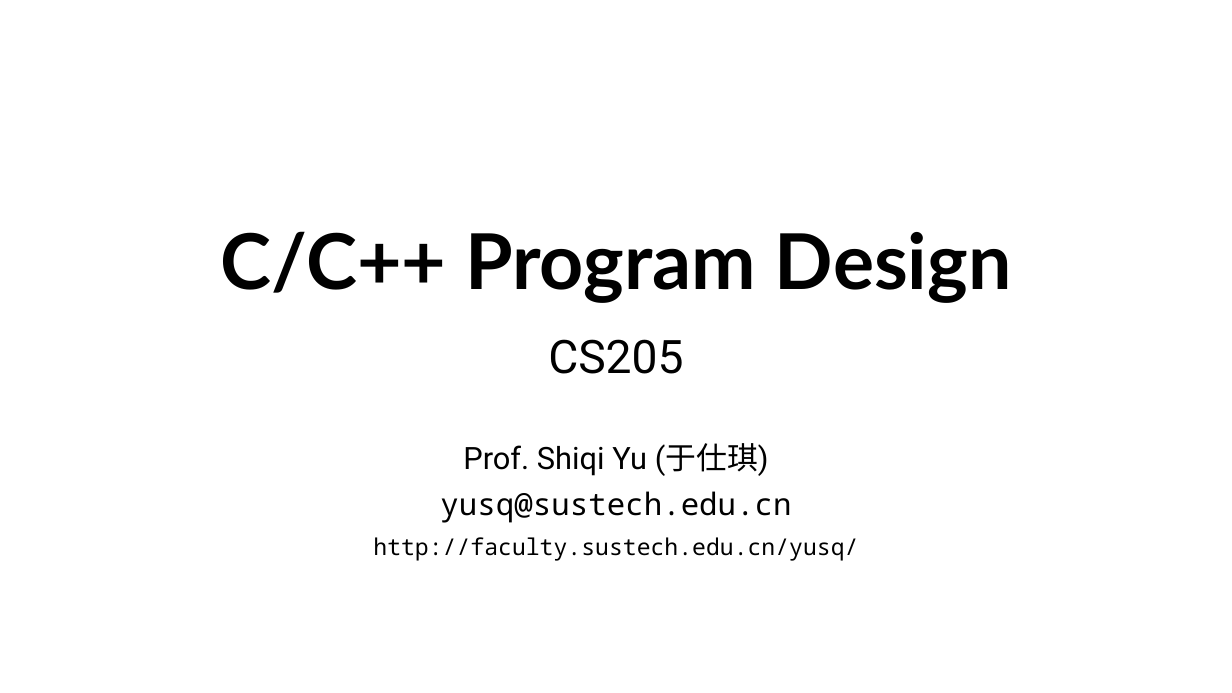
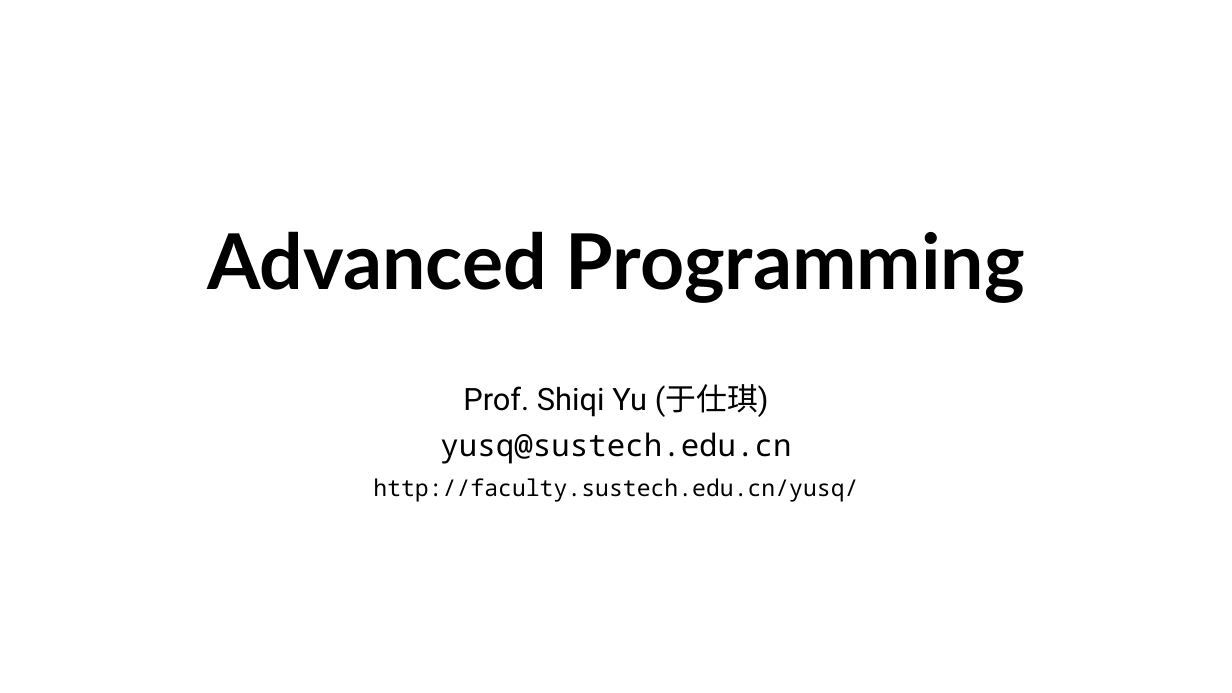
Before and after one commit to ShiqiYu/CPP, a slide deck: slide 1 of week10/Lecture10.pptx. Drawn at 1232x693 pixels with LibreOffice and Linux fonts; fonts in the diff are those of the drawing; background and template pictures are left out. Boxes give left, top, right and bottom in pixels: in the first picture for what was removed or moved away, otherwise in the second. Text is boxed around its words. In the diff, an @@ line names an element or a change of style, - is before the commit and + after.

```diff
--- a/week10/Lecture10.pptx
+++ b/week10/Lecture10.pptx
@@ title at (207,231,1025,303): text changed @@
-C/C++ Program Design
+Advanced Programming
@@ subtitle at (548,339,683,374): paragraph removed @@
-CS205
```
Also in this commit, not shown: 5 other files.
